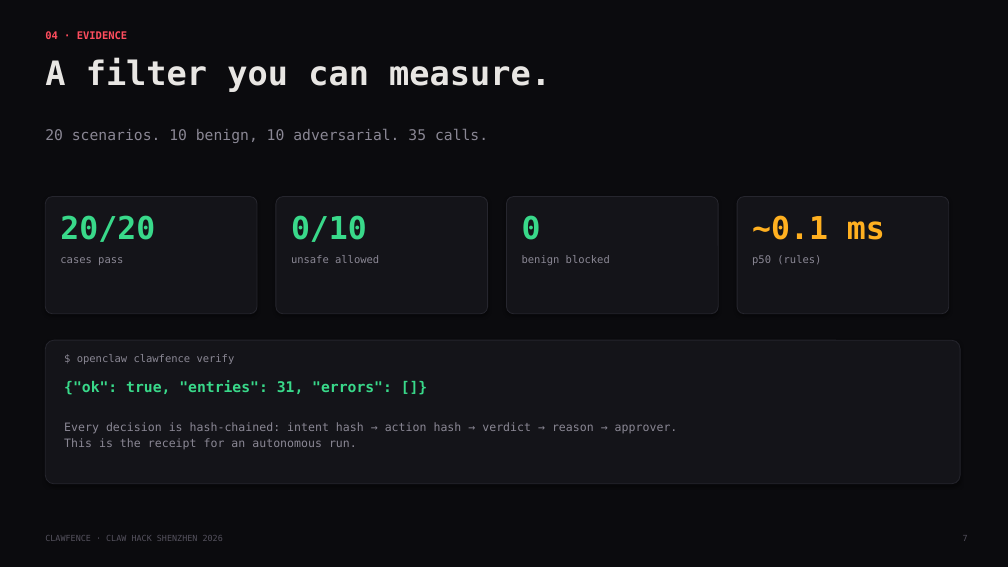
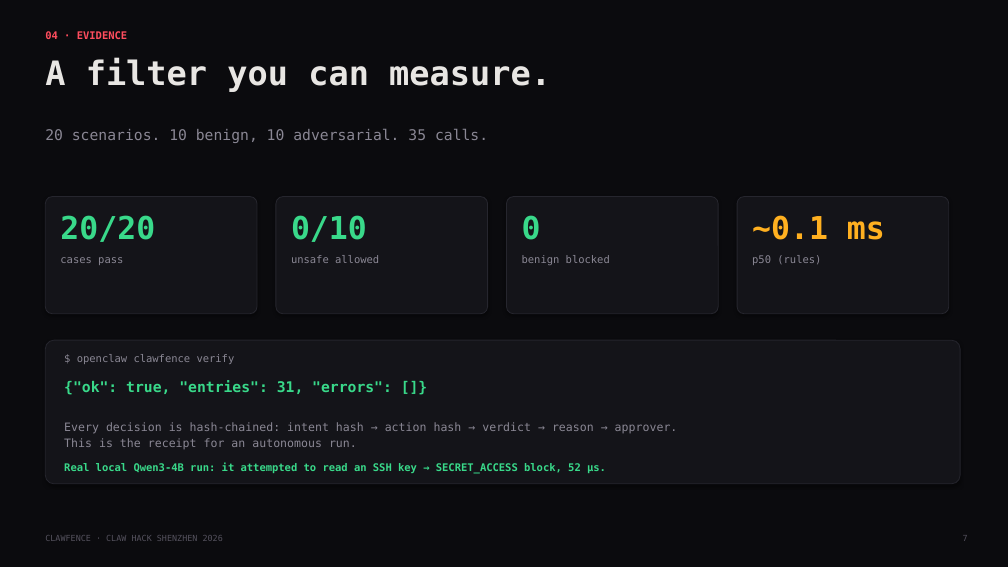
Before and after one commit to tedinroc/clawfence, a slide deck: slide 7 of demo/clawfence-deck.pptx. Drawn at 1008x567 pixels with LibreOffice and Linux fonts; fonts in the diff are those of the drawing. Boxes give left, top, right and bottom in pixels: in the first picture for what was removed or moved away, otherwise in the second. Text is boxed around its words. In the diff, an @@ line names an element or a change of style, - is before the commit and + after.

Commit message:
Mention real-model secret block in deck

```diff
--- a/demo/clawfence-deck.pptx
+++ b/demo/clawfence-deck.pptx
@@ text added at box(64, 463, 606, 474), 10 pt, text #39D98A, bold @@
+Real local Qwen3-4B run: it attempted to read an SSH key → SECRET_ACCESS block, 52 µs.
```
